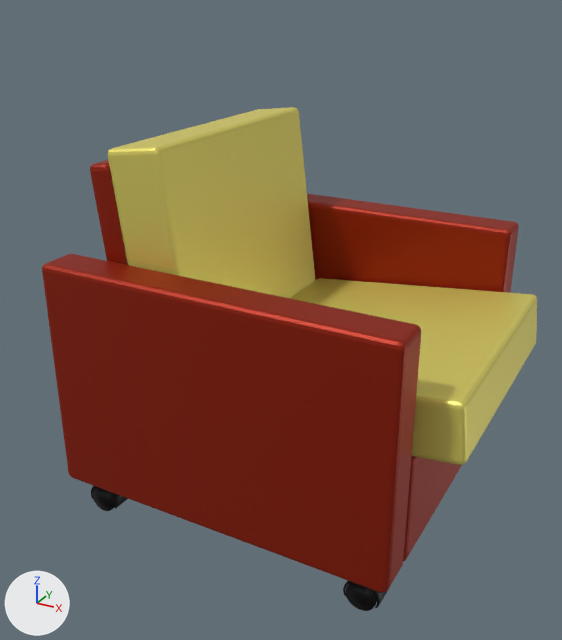
An edit to the COLLADA model blender_ws/exported_dae/armchair.dae, drawn before and after from the same camera.
Both versions are drawn from a 50 mm camera at (0.315, -1.192, 0.756) aimed at (-0.309, -0.057, 0.188). Lighting does not change. The marker at lower left points along +X, +Y and +Z. Vertices at the same position are counted once.
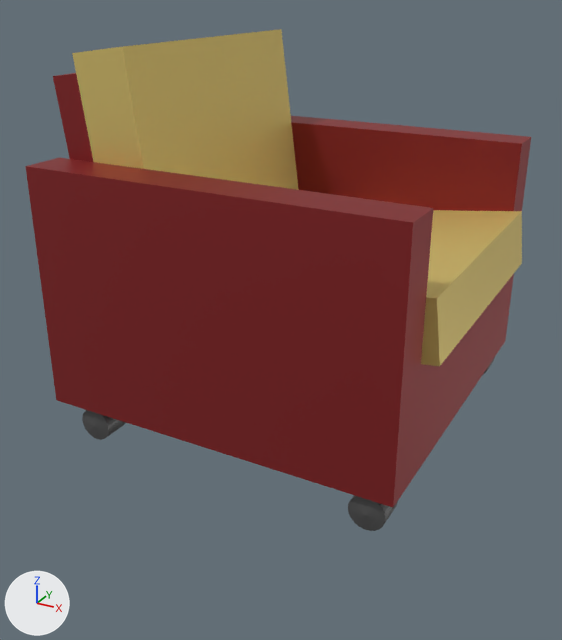
Changed parts and their boxes [x1, y1, x2, y2] in the pictures (562 x 640 px):
'Cube', recoloured, reshaped
    before: [42, 107, 537, 611]
    after: [26, 29, 531, 531]
part 1 of me_cube_001, added (black)
    after: [348, 495, 398, 531]
part 2 of me_cube_001, added (black)
    after: [82, 410, 126, 440]
part 3 of me_cube_001, rebuilt (20% taller)
    before: [42, 194, 519, 593]
    after: [26, 29, 531, 507]
part 4 of me_cube_001, deleted (yellow)
    before: [91, 107, 537, 611]
part 5 of me_cube_001, deleted (red)
    before: [90, 160, 128, 265]

Edits to the bpy script that builds the scene:
```text
Change mat_red:
    mat_red.base_color: (0.326, 0.0155, 0.0) -> (0.296, 0.0245, 0.0265)  # brown #9b2100 -> red #942b2d
Add mat_yellowish:
    mat_yellowish = principled_material('yellowish')
    mat_yellowish.base_color = (0.8, 0.631, 0.195)  # yellow #e7d07a
    mat_yellowish.metallic = 0.5
Add mat_gray:
    mat_gray = principled_material('gray')
    mat_gray.base_color = (0.119, 0.119, 0.119)  # dark grey #616161
    mat_gray.metallic = 0.5
Change me_cube_001:
    used by ob_cube; location = (0.0, 0.0, 0.0)
    remove me_cube_001.from_pydata(...)  # 1885 vertices, 3452 faces; spans x -0.623..0.092, y -0.317..0.317, z -0.158..0.518
    add me_cube_001.from_pydata(...)  # 709 vertices, 1376 faces; spans x -0.623..0.044, y -0.317..0.317, z 0.0..0.663
    me_cube_001 part 1: a new loose piece, a UV sphere (32 segments, 3 rings, poles along y) spanning x -0.058..0.002, y -0.31..-0.25, z 0.0..0.06, in mat_gray (dark grey #616161)
    me_cube_001 part 2: a new loose piece, a UV sphere (32 segments, 3 rings, poles along y) spanning x -0.578..-0.518, y -0.31..-0.25, z 0.0..0.06, in mat_gray (dark grey #616161)
    me_cube_001 part 3: the loose piece of 491 vertices spanning x -0.623..0.016, y -0.317..0.317, z -0.138..0.322 is rebuilt with 57 vertices and now spans x -0.623..0.044, y -0.317..0.317, z 0.065..0.663
    me_cube_001 part 4: 19 loose pieces with 1298 vertices, spanning x -0.582..0.092, y -0.311..0.312, z -0.158..0.518, are deleted
    me_cube_001 part 5
    96 vertices are removed from x -0.566..-0.471, y -0.243..0.243, z 0.009..0.483
    188 faces are deleted
    remove me_cube_001.materials.append(mat_plain)  # yellow #e7dc6e
    remove me_cube_001.materials.append(mat_black)  # black #000000
    add me_cube_001.materials.append(mat_yellowish)  # yellow #e7d07a
    add me_cube_001.materials.append(mat_gray)  # dark grey #616161
```
